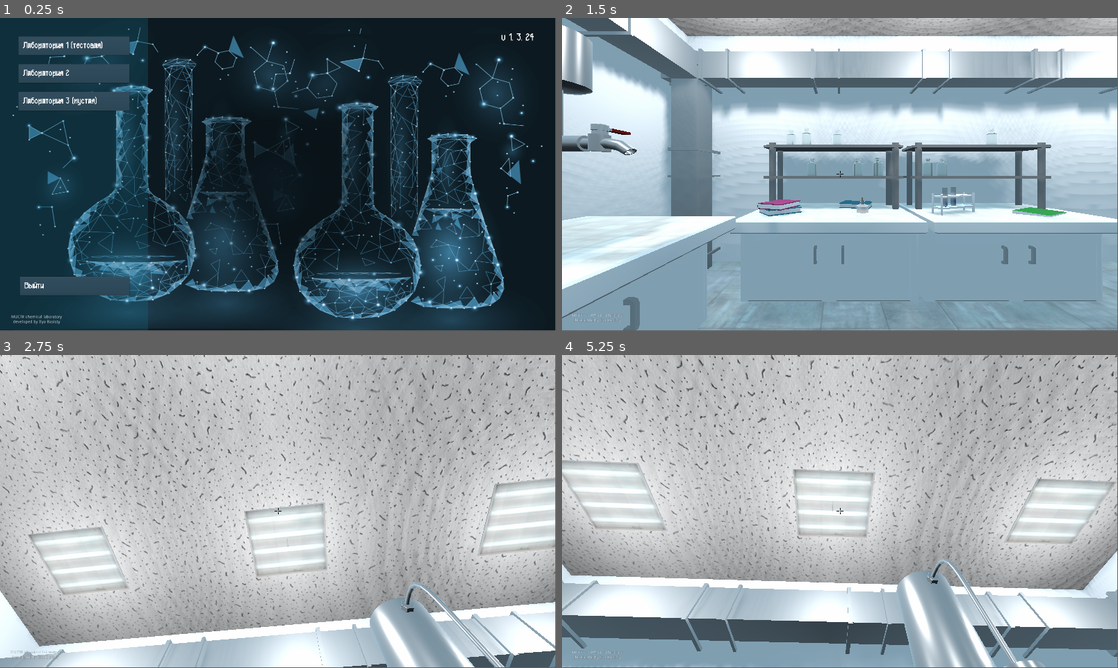
Above: before the commit, frames 1-4 (two rows, left to right).
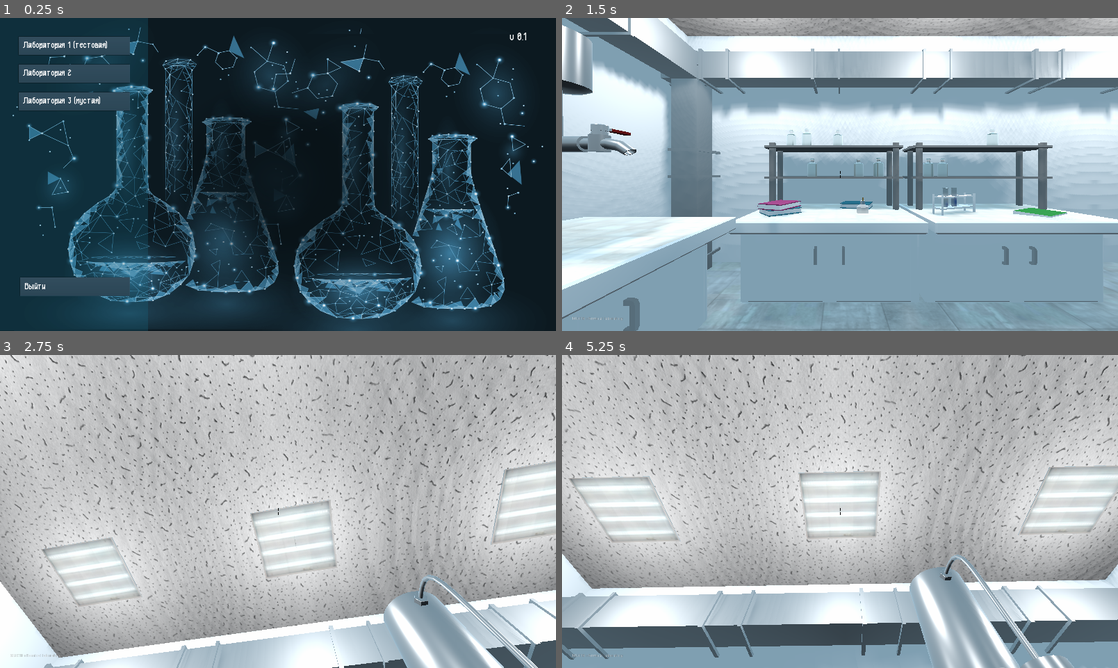
Above: after the commit, the same moments.

Repository: AlinaRinn/ChemLab
Game: Godot game, scene res://scenes/main_menu.tscn
The game is run twice, just before and just after one commit, with the same random seed, the same clock (stepped at 60 frames per second) and the same inputs.
Inputs (mouse positions are in pixels of both pictures, inside the frame that each line leads up to):
- Up to frame 1 (0.25 s): no input
- Up to frame 2 (1.5 s): click "Лаборатория 1 (тестовая)" at 0.5 s; click "skip" at 1.25 s
- Up to frame 3 (2.75 s): move the mouse to (305, 508) at 2.02 s
- Up to frame 4 (5.25 s): move the mouse to (812, 511) at 2.77 s; move the mouse to (851, 505) at 3.52 s; move the mouse to (834, 514) at 4.27 s; move the mouse to (878, 514) at 5.02 s
In our replay, the window is 799x449 before the commit and 800x450 after it. These sizes can differ from the game's own. Grey fills any space a smaller window leaves; there, only what the larger window draws over its background counts as a difference.

The runs differ from the first frame. In frame 1, 8.6% of the frame differs, in the area x 2-98%, y 2-100%; in frame 2, 2.4%; in frame 3, 21%; in frame 4, 25%, in the area x 0-100%, y 0-100%.

Commit message:
Load screens changed

Diff:
--- a/player/player.tscn
+++ b/player/player.tscn
@@ -124,7 +124,6 @@
 transform = Transform( 0.03, 0, 0, 0, 0.03, 0, 0, 0, 0.03, 0, 0, 0 )
 visible = false
 mesh = SubResource( 3 )
-material/0 = null
 
 [node name="Area" type="Area" parent="head"]
 transform = Transform( -1, 0, -8.74228e-08, 0, 1, 0, 8.74228e-08, 0, -1, 0, 0, 0 )
--- a/project.godot
+++ b/project.godot
@@ -16,7 +16,8 @@
 
 config/name="chemical_laboratory"
 run/main_scene="res://scenes/main_menu.tscn"
-boot_splash/image="res://images/Main_screen_art_1.png"
+boot_splash/image="res://images/start_screen.png"
+boot_splash/bg_color=Color( 0.141176, 0.141176, 0.141176, 1 )
 config/icon="res://icon.png"
 
 [autoload]
@@ -28,6 +29,7 @@
 window/size/width=1920
 window/size/height=1080
 window/size/fullscreen=true
+window/stretch/mode="2d"
 
 [input]
 
--- a/scenes/cut_scene.tscn
+++ b/scenes/cut_scene.tscn
@@ -29,10 +29,10 @@
 anchor_top = 1.0
 anchor_right = 1.0
 anchor_bottom = 1.0
-margin_left = -620.0
-margin_top = -305.0
-margin_right = -420.0
-margin_bottom = -230.0
+margin_left = -608.0
+margin_top = -319.0
+margin_right = -408.0
+margin_bottom = -244.0
 text = "skip"
 script = SubResource( 1 )
 
@@ -59,8 +59,8 @@
 
 [node name="text" type="Label" parent="cut/ColorRect/scroll"]
 margin_right = 967.0
-margin_bottom = 31.0
+margin_bottom = 14.0
 size_flags_horizontal = 3
 custom_colors/font_color = Color( 0.866667, 0.780392, 0.780392, 1 )
-text = "some text some text some text some text some text some text some text some text some text some text some text some text some text some text some text some text some text some text some text some text some text some text "
+text = "Welcome to the lab, buddy!"
 autowrap = true
--- a/scenes/gui.tscn
+++ b/scenes/gui.tscn
@@ -105,10 +105,6 @@
 anchor_bottom = 1.0
 margin_top = -84.0
 margin_right = 242.0
-text = "MUCTR chemical laboratory
-developed by Ilya Basisty"
+text = "MUCTR chemical laboratory"
 align = 1
 valign = 1
-__meta__ = {
-"_edit_use_anchors_": false
-}
--- a/scenes/main_menu.tscn
+++ b/scenes/main_menu.tscn
@@ -36,18 +36,11 @@
 [node name="main" type="Control" parent="."]
 anchor_right = 1.0
 anchor_bottom = 1.0
-__meta__ = {
-"_edit_use_anchors_": false
-}
 
 [node name="ColorRect" type="ColorRect" parent="main"]
 anchor_right = 1.0
 anchor_bottom = 1.0
 color = Color( 0, 0, 0, 1 )
-__meta__ = {
-"_edit_lock_": true,
-"_edit_use_anchors_": false
-}
 
 [node name="Sprite" type="Sprite" parent="main/ColorRect"]
 position = Vector2( 960, 540 )
@@ -57,9 +50,6 @@
 [node name="menu" type="Control" parent="main"]
 anchor_bottom = 1.0
 margin_right = 512.0
-__meta__ = {
-"_edit_use_anchors_": false
-}
 
 [node name="back_menu" type="ColorRect" parent="main/menu"]
 anchor_right = 1.0
@@ -205,19 +195,6 @@
 margin_right = 961.052
 margin_bottom = 122.948
 custom_fonts/font = SubResource( 4 )
-text = "v 1. 3. 24"
+text = "v 0.1"
 align = 1
 valign = 1
-__meta__ = {
-"_edit_use_anchors_": false
-}
-
-[node name="Label" type="Label" parent="main"]
-anchor_top = 1.0
-anchor_bottom = 1.0
-margin_top = -74.0
-margin_right = 253.0
-text = "MUCTR chemical laboratory
-developed by Ilya Basisty"
-align = 1
-valign = 1
Binary file added: images/blank_background.jpg
Binary file added: images/start_screen.png
Not shown, added: images/start_screen.psd
